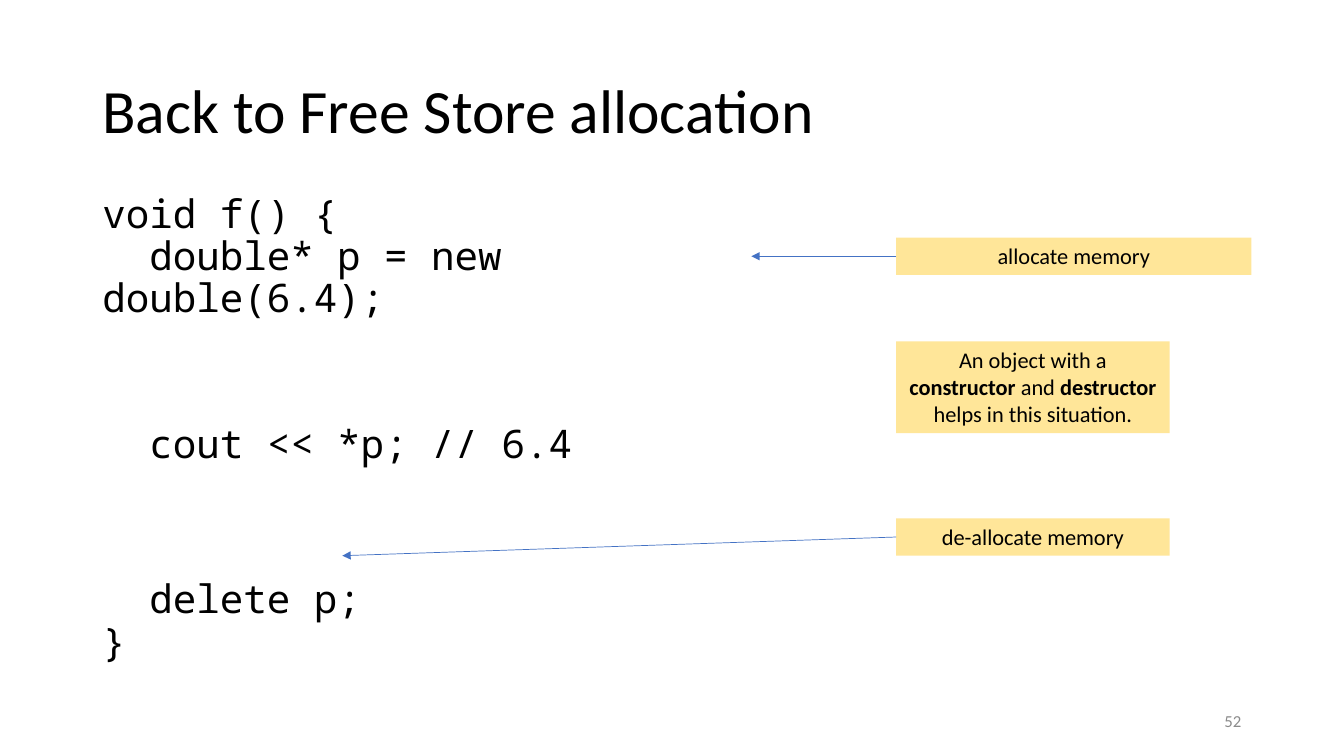
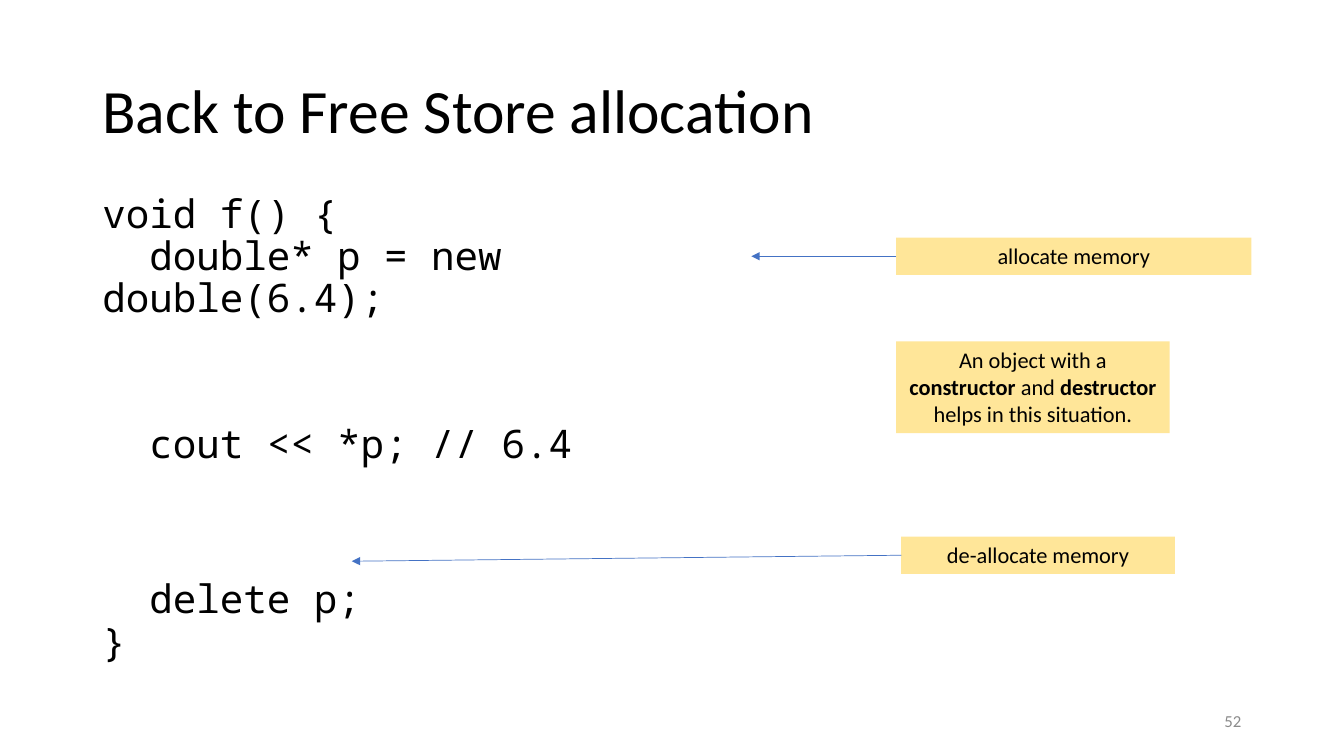
Before and after one commit to tjd1234/cmpt135spring2024, a slide deck: slide 52 of sample_code/week5/week5_cmpt135.pptx. Drawn at 1344x756 pixels with LibreOffice and Linux fonts; fonts in the diff are those of the drawing. Boxes give left, top, right and bottom in pixels: in the first picture for what was removed or moved away, otherwise in the second. Text is boxed around its words. In the diff, an @@ line names an element or a change of style, - is before the commit and + after.

```diff
--- a/sample_code/week5/week5_cmpt135.pptx
+++ b/sample_code/week5/week5_cmpt135.pptx
@@ rectangle "de-allocate memory": place and size @@
-rectangle "de-allocate memory" at bbox=[896, 518, 1171, 556]
+rectangle "de-allocate memory" at bbox=[901, 536, 1176, 574]
@@ arrow moved from (896, 537) - (343, 556) to (901, 556) - (352, 562) @@
```
Also in this commit, not shown: 39 other slides changed, 3 other files.
